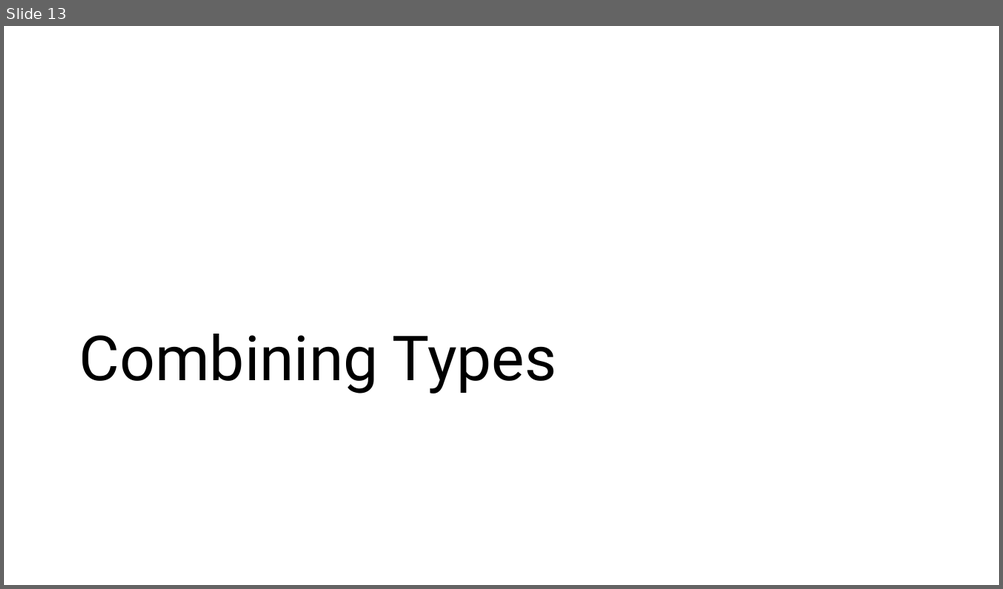
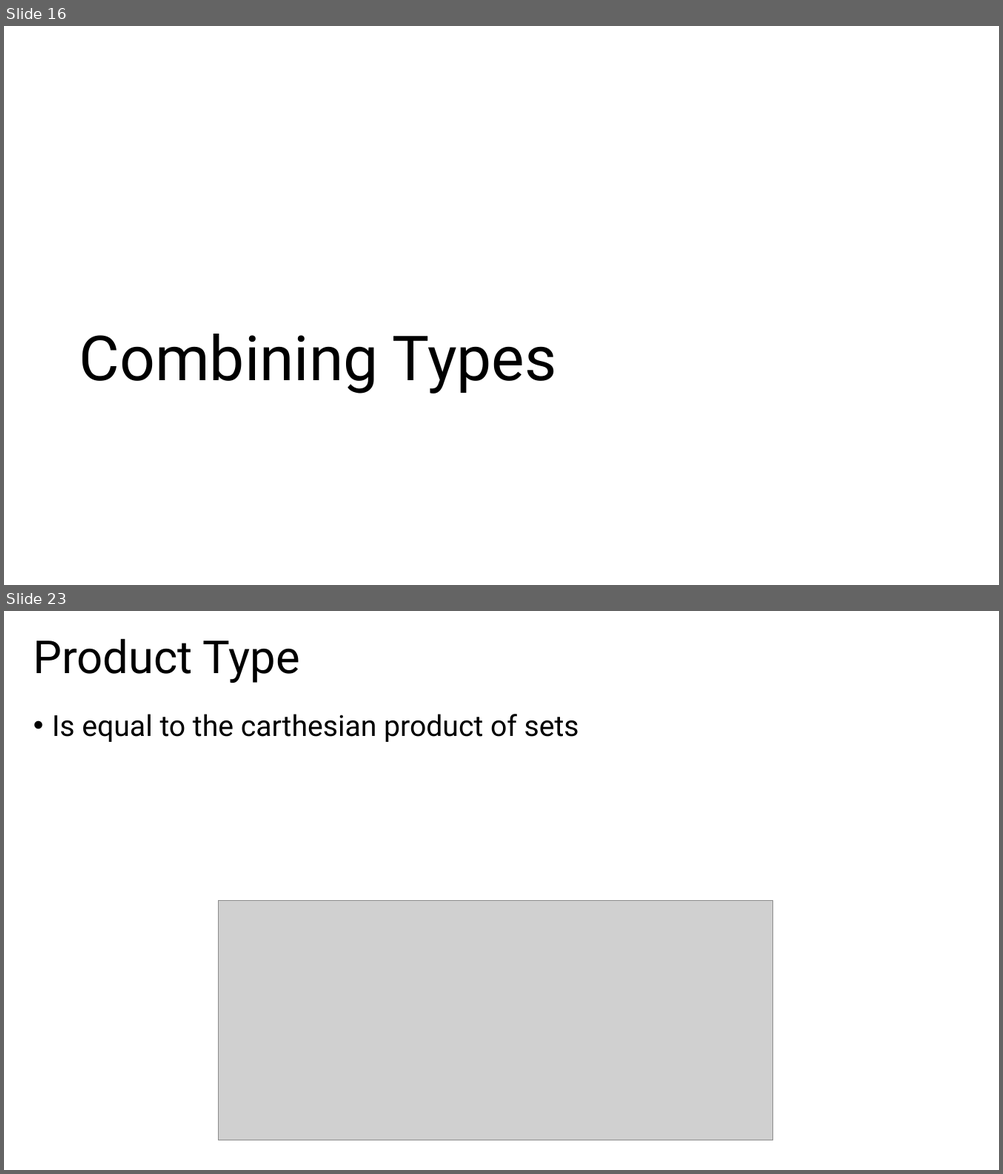
Before and after one commit to ymekesser/a-type-of-magic-presentation, a slide deck: a-type-of-magic.pptx. Shown one above the other, each under a label of ours: slide 13 before the commit, slides 16 and 23 after it; the slides between them are not shown. The pictures are 1003x589 and 1003x1174 pixels, drawn with LibreOffice and Linux fonts; fonts in the diff are those of the drawing; grey boxes stand for pictures. Boxes give left, top, right and bottom in pixels: in the first picture for what was removed or moved away, otherwise in the second. Text is boxed around its words. In the diff, an @@ line names an element or a change of style, - is before the commit and + after.

```diff
--- a/a-type-of-magic.pptx
+++ b/a-type-of-magic.pptx
@@ slide 23 added at <box>4,611,999,1170</box>, background #FFFFFF @@
@@ title added at <box>34,638,300,683</box>, 44 pt, text #000000 @@
+Product Type
@@ text added at <box>52,714,579,742</box>, 28 pt, text #000000 @@
+• Is equal to the carthesian product of sets
@@ picture added at <box>218,901,774,1142</box> @@
@@ what was slide 13 is now slide 16 @@
```
Also in this commit, not shown: 12 slides changed, 6 other slides added, 2 other files.
